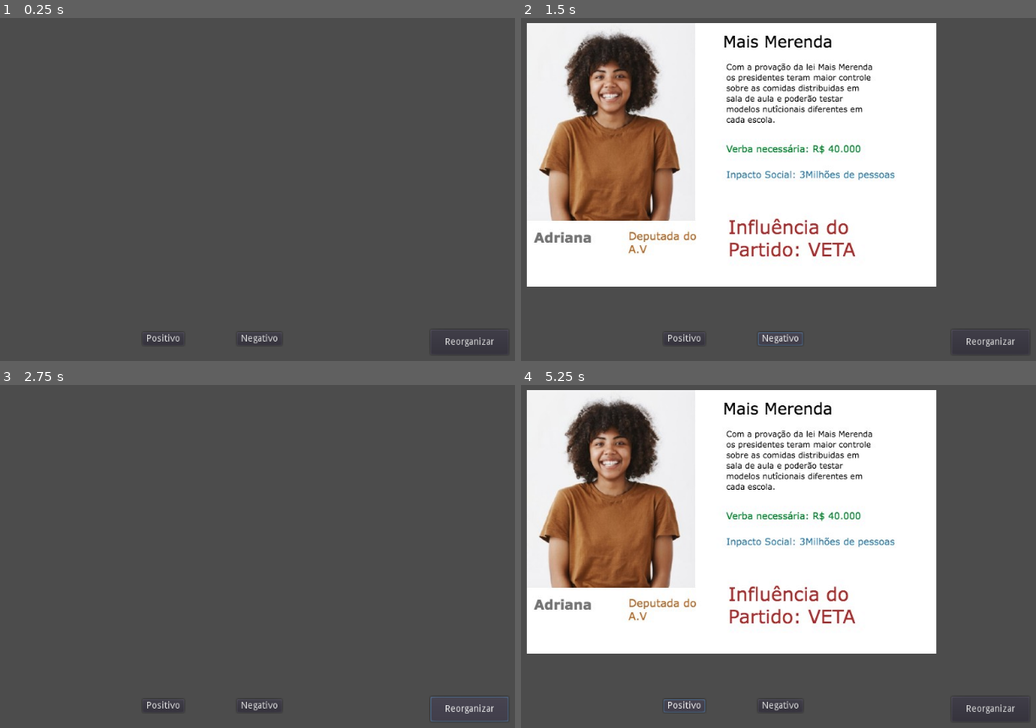
Above: before the commit, frames 1-4 (two rows, left to right).
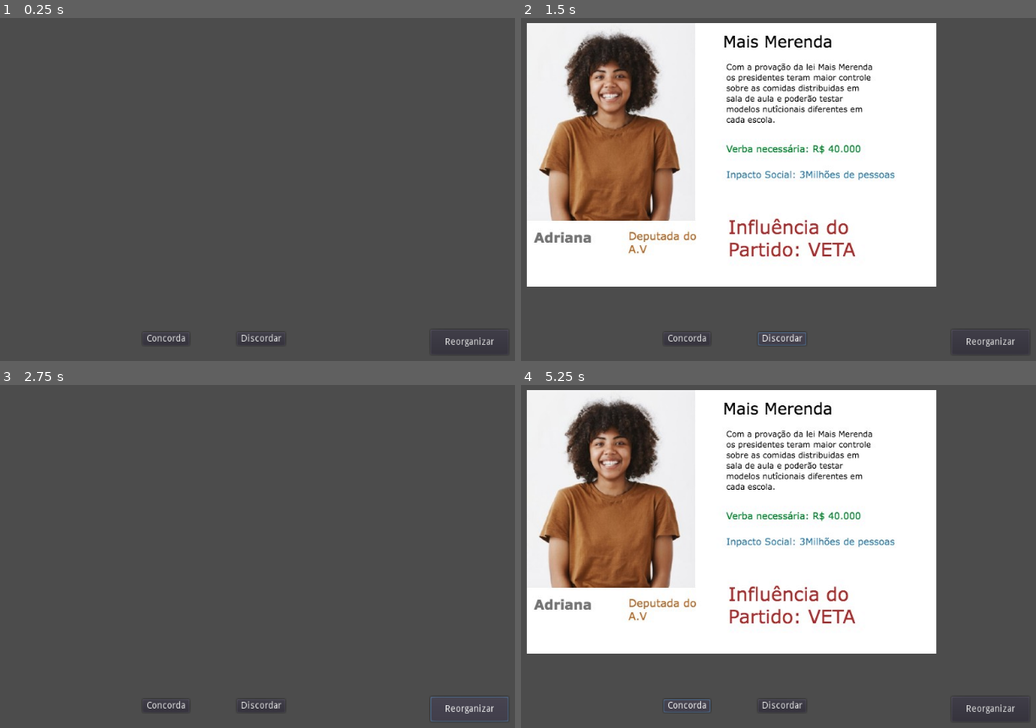
Above: after the commit, the same moments.

Repository: 2022M1T3-Inteli/Eu-presidente-maintech
Game: Godot game, scene res://main.tscn
Same seed, same stepped clock (60 frames per second), same inputs: the game is played once before the commit and once after it.
Inputs:
- Up to frame 1 (0.25 s): no input
- Up to frame 2 (1.5 s): click "Positivo" (after the commit: "Concorda") at 0.5 s; click "Negativo" (after the commit: "Discordar") at 1.25 s
- Up to frame 3 (2.75 s): click "Reorganizar" at 2 s
- Up to frame 4 (5.25 s): click "Positivo" (after the commit: "Concorda") at 2.75 s; click "Negativo" (after the commit: "Discordar") at 3.5 s; click "Reorganizar" at 4.25 s; click "Positivo" (after the commit: "Concorda") at 5 s

The runs differ from the first frame. In frame 1, 0.2% of the frame differs, in the area x 28-55%, y 92-95%; in frame 2, 0.2%, in the area x 28-56%, y 91-96%; in frame 3, 0.2%; in frame 4, 0.2%.

Commit message:
Atualizacao

Diff:
--- a/MainTech-main/Sistema_Disparo_Evento/main.tscn
+++ b/MainTech-main/Sistema_Disparo_Evento/main.tscn
@@ -12,14 +12,14 @@
 "name": "card2",
 "speed": 5.0
 }, {
+"frames": [ ExtResource( 3 ) ],
+"loop": true,
+"name": "card1",
+"speed": 5.0
+}, {
 "frames": [ ExtResource( 2 ) ],
 "loop": true,
 "name": "card3 ",
-"speed": 5.0
-}, {
-"frames": [ ExtResource( 3 ) ],
-"loop": true,
-"name": "card1",
 "speed": 5.0
 } ]
 
@@ -31,7 +31,7 @@
 margin_top = 523.0
 margin_right = 472.0
 margin_bottom = 543.0
-text = "Positivo"
+text = "Concorda"
 __meta__ = {
 "_edit_use_anchors_": false
 }
@@ -41,7 +41,7 @@
 margin_top = 523.0
 margin_right = 620.0
 margin_bottom = 543.0
-text = "Negativo"
+text = "Discordar"
 __meta__ = {
 "_edit_use_anchors_": false
 }
Not shown, changed: .DS_Store
Not shown, changed: MainTech-main/.DS_Store
Not shown, changed: MainTech-main/Sistema_Disparo_Evento/.DS_Store
Not shown, added: MainTech-main/Telas/MesaPresidente.jpeg
